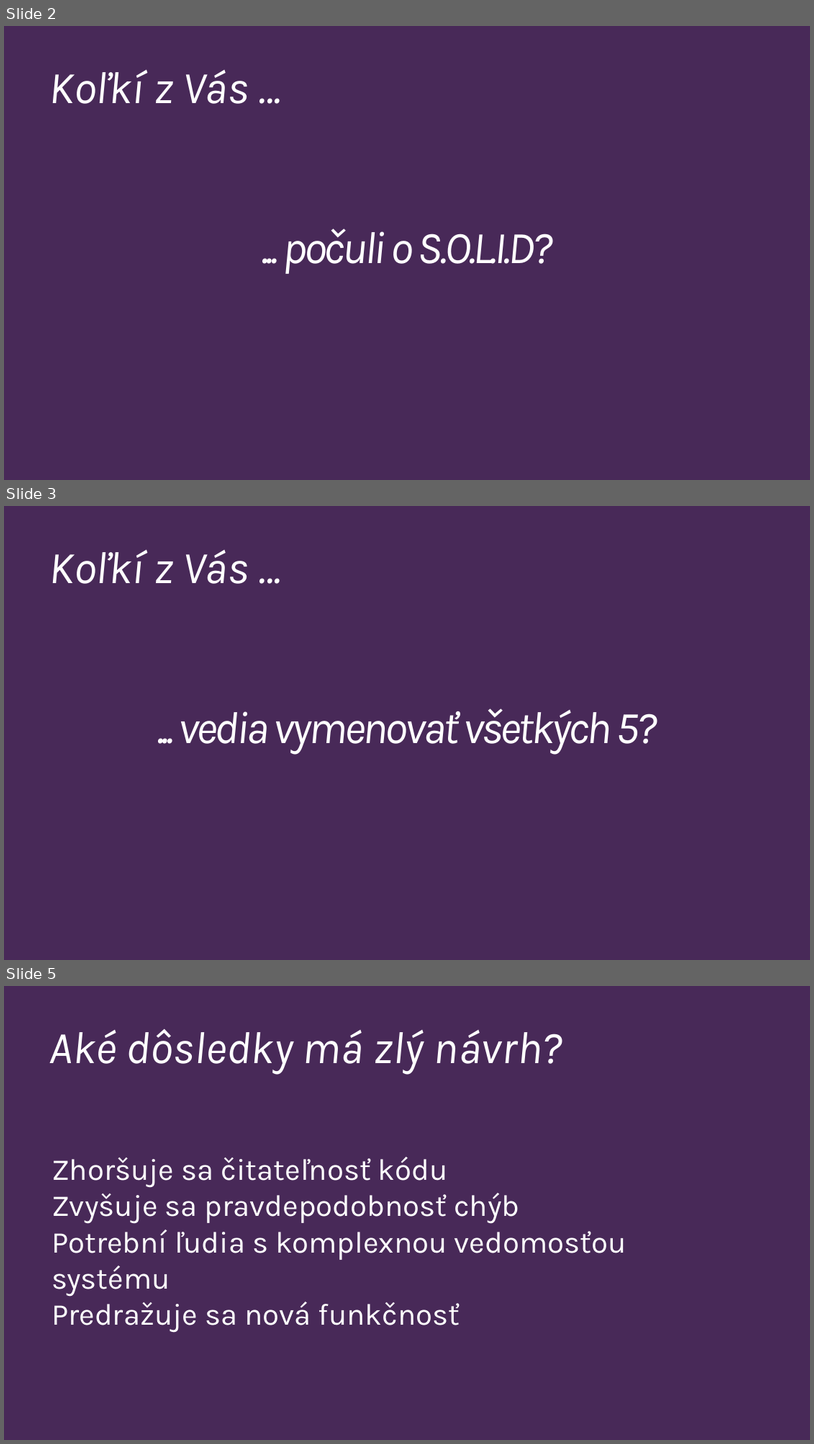
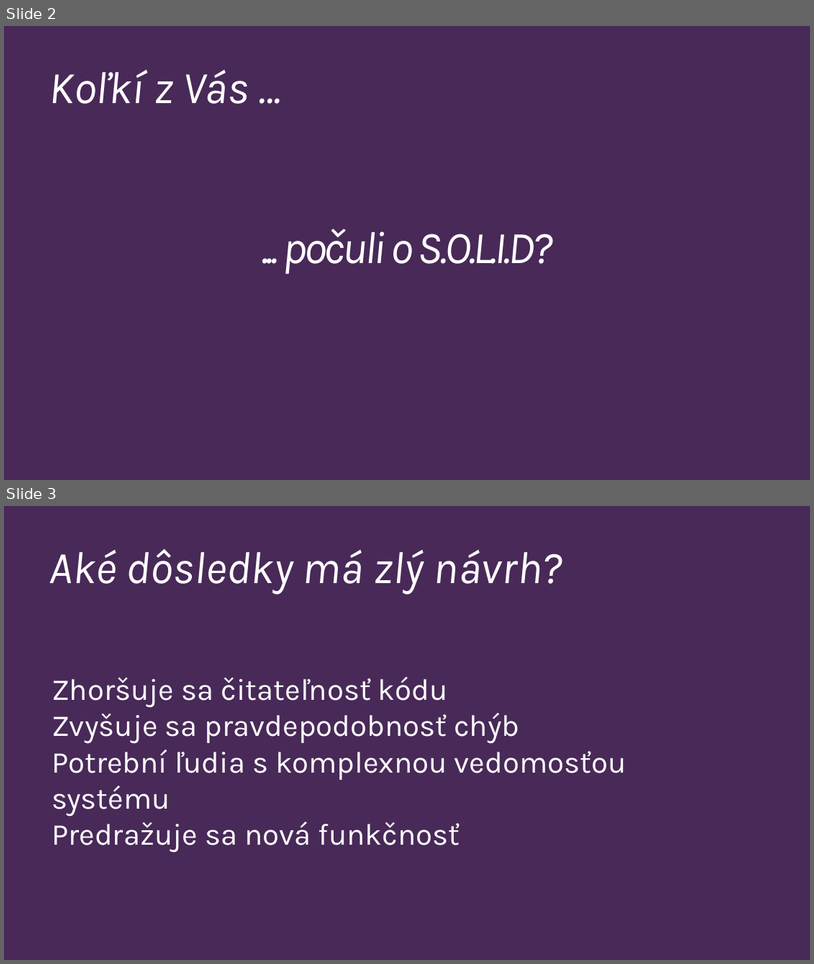
Before and after one commit to Burgyn/SOLID-Principles, a slide deck: SOLIDPrinciples4Kros.pptx. Shown one above the other, each under a label of ours: slides 2, 3 and 5 before the commit, slides 2 and 3 after it; the slides between them are not shown. The pictures are 814x1444 and 814x964 pixels, drawn with LibreOffice and Linux fonts; fonts in the diff are those of the drawing. Boxes give left, top, right and bottom in pixels: in the first picture for what was removed or moved away, otherwise in the second. Text is boxed around its words. In the diff, an @@ line names an element or a change of style, - is before the commit and + after.

```diff
--- a/SOLIDPrinciples4Kros.pptx
+++ b/SOLIDPrinciples4Kros.pptx
@@ slide 3 removed at [4,506,810,960], background #482958 @@
@@ subtitle removed at [49,550,250,584] @@
-Koľkí z Vás ...
@@ title removed at [178,708,658,754] @@
-... vedia vymenovať všetkých 5?
@@ what was slide 5 is now slide 3 @@
```
Also in this commit, not shown: 3 slides changed, 4 slides added, 13 other slides removed, 1 other file.
